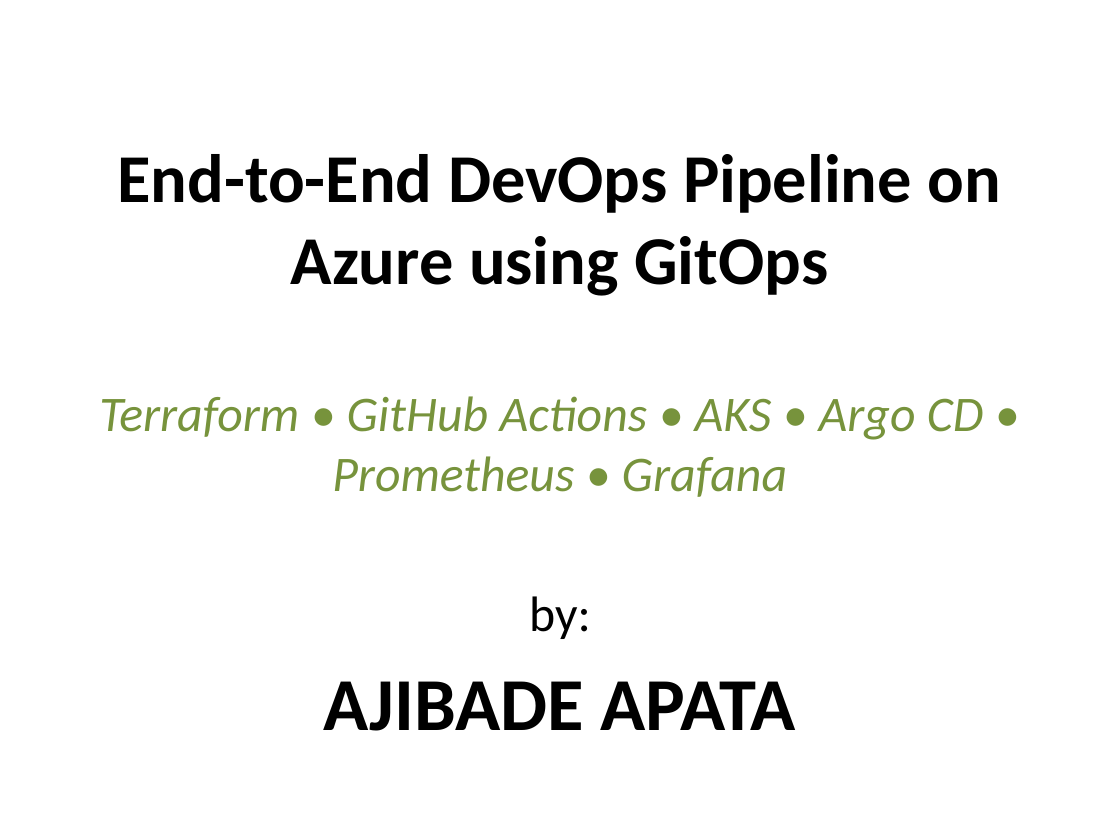
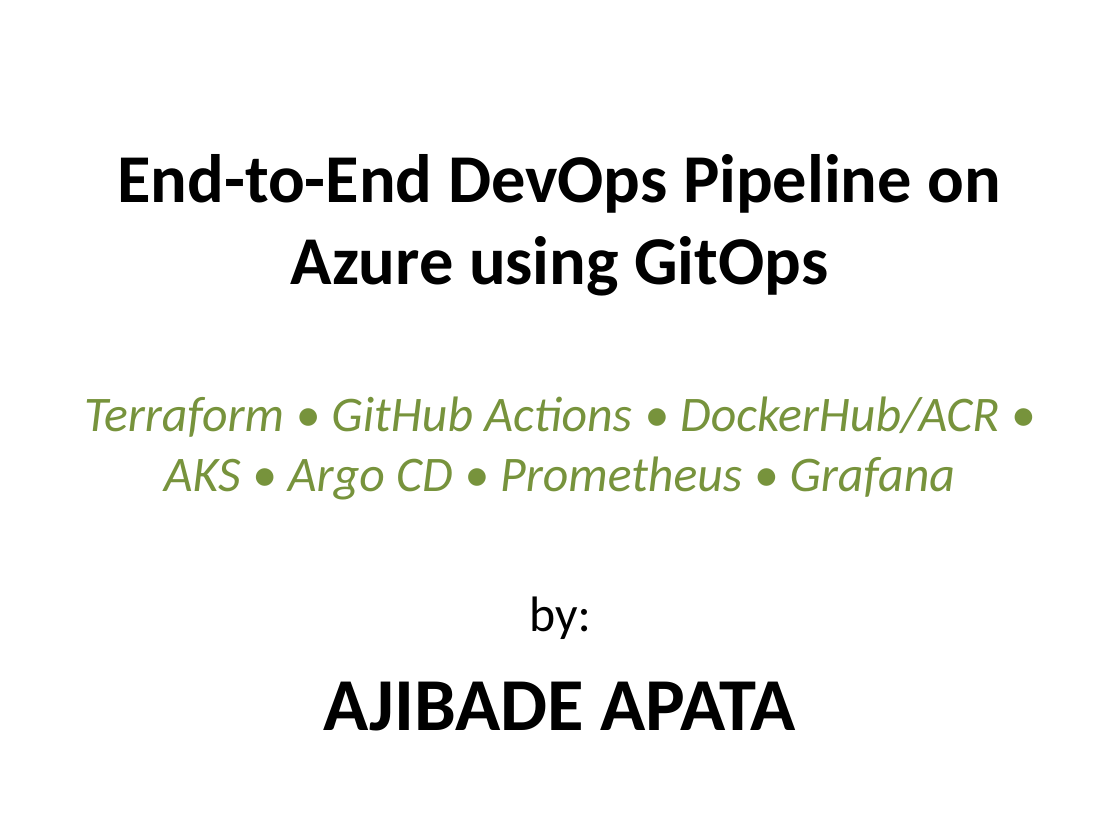
Before and after one commit to ajibade-lab/WalureProject, a slide deck: slide 1 of docs/Ajibade_DevOps_Project.pptx. Drawn at 1120x840 pixels with LibreOffice and Linux fonts; fonts in the diff are those of the drawing. Boxes give left, top, right and bottom in pixels: in the first picture for what was removed or moved away, otherwise in the second. Text is boxed around its words. In the diff, an @@ line names an element or a change of style, - is before the commit and + after.

```diff
--- a/docs/Ajibade_DevOps_Project.pptx
+++ b/docs/Ajibade_DevOps_Project.pptx
@@ text at box(84, 396, 999, 500): text changed @@
-Terraform • GitHub Actions • AKS • Argo CD • Prometheus • Grafana
+Terraform • GitHub Actions • DockerHub/ACR • AKS • Argo CD • Prometheus • Grafana
```
Also in this commit, not shown: 7 other slides changed, 5 slides added, 2 slides removed.
